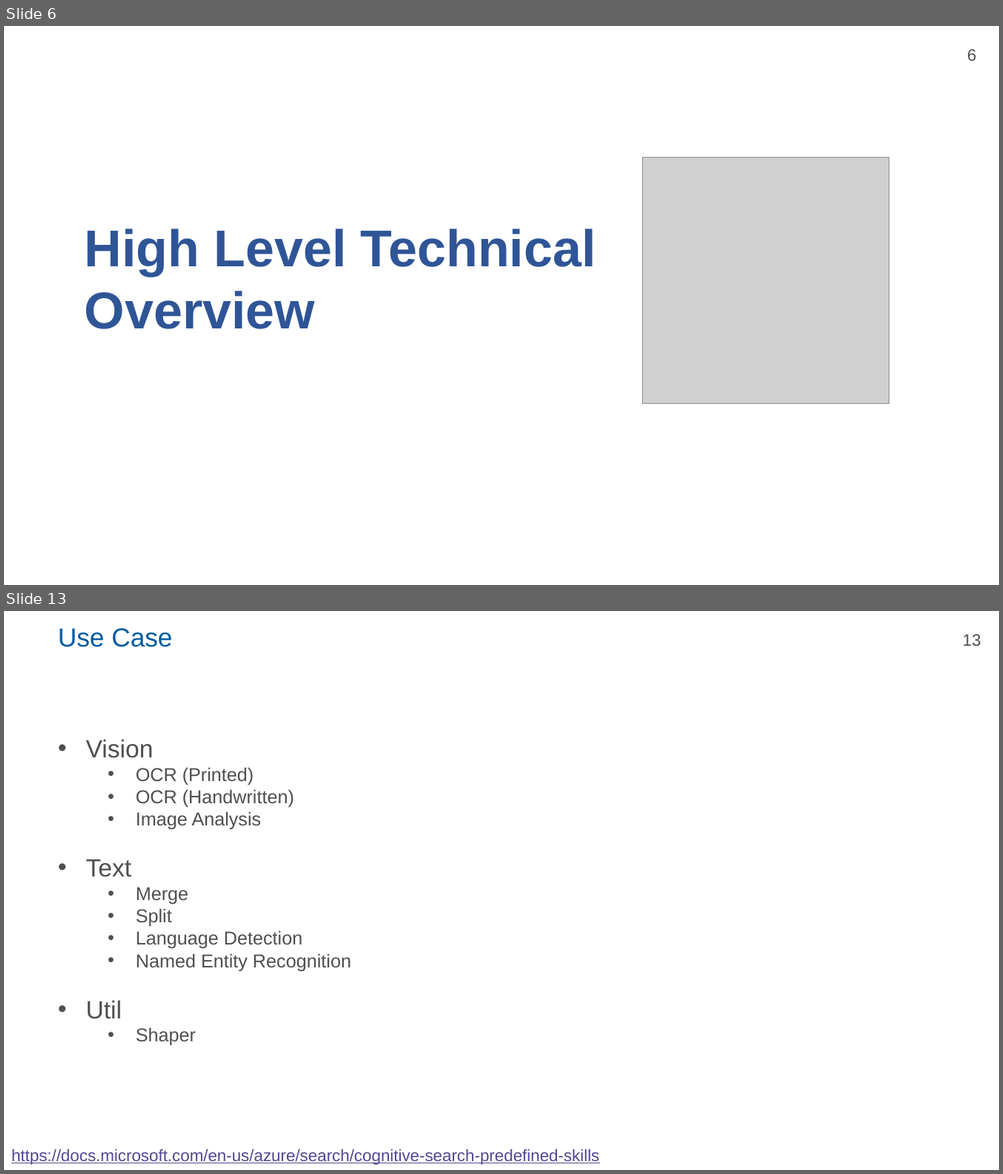
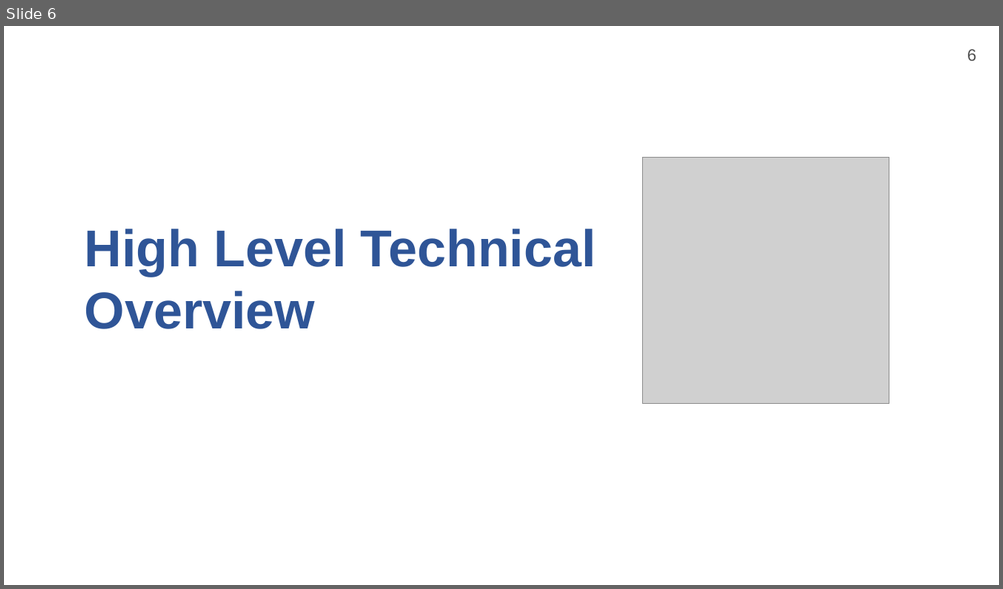
Before and after one commit to P4yDay/PyTorch, a slide deck: PyTorch.pptx. Shown one above the other, each under a label of ours: slides 6 and 13 before the commit, slide 6 after it; the slides between them are not shown. The pictures are 1003x1174 and 1003x589 pixels, drawn with LibreOffice and Linux fonts; fonts in the diff are those of the drawing; grey boxes stand for pictures; background and template pictures are left out. Boxes give left, top, right and bottom in pixels: in the first picture for what was removed or moved away, otherwise in the second. Text is boxed around its words. In the diff, an @@ line names an element or a change of style, - is before the commit and + after.

```diff
--- a/PyTorch.pptx
+++ b/PyTorch.pptx
@@ slide 13 removed at (x1=4, y1=611, x2=999, y2=1170), background picture (left out); not listed: 1 template element that a slide beside it also shows @@
@@ title removed at (x1=58, y1=628, x2=172, y2=647) @@
-Use Case
@@ text removed at (x1=86, y1=739, x2=351, y2=1046) @@
-• Vision
-  • OCR (Printed)
-  • OCR (Handwritten)
-  • Image Analysis
-• Text
-  • Merge
-  • Split
-  • Language Detection
-  • Named Entity Recognition
-• Util
-  • Shaper
@@ text removed at (x1=11, y1=1149, x2=599, y2=1165) @@
-https://docs.microsoft.com/en-us/azure/search/cognitive-search-predefined-skills
```
Also in this commit, not shown: 3 slides changed, 3 slides added, 3 other slides removed.
